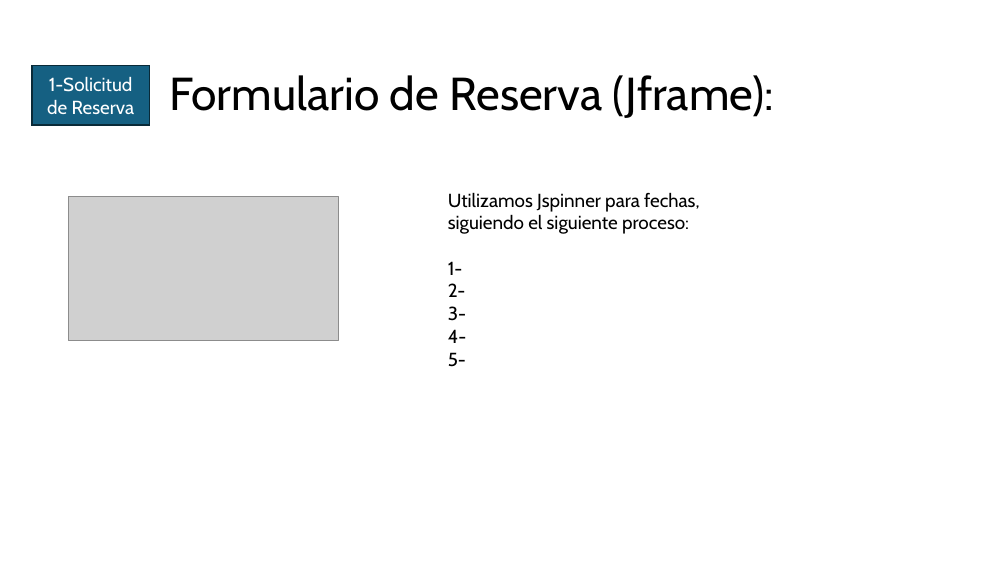
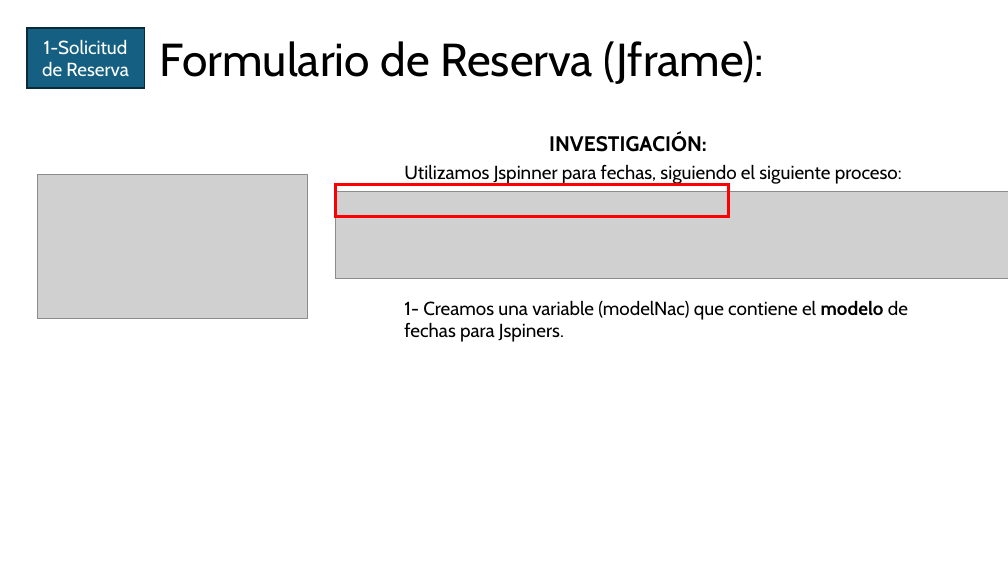
Before and after one commit to oscarloria/EcoAnaApp, a slide deck: slide 13 of ECOANA.pptx. Drawn at 1008x567 pixels with LibreOffice and Linux fonts; fonts in the diff are those of the drawing; grey boxes stand for pictures. Boxes give left, top, right and bottom in pixels: in the first picture for what was removed or moved away, otherwise in the second. Text is boxed around its words. In the diff, an @@ line names an element or a change of style, - is before the commit and + after.

```diff
--- a/ECOANA.pptx
+++ b/ECOANA.pptx
@@ rectangle "1-Solicitud de Reserva": place and size @@
-rectangle "1-Solicitud de Reserva" at box(32, 66, 150, 126)
+rectangle "1-Solicitud de Reserva" at box(26, 28, 144, 88)
@@ title "Formulario de Reserva (Jframe):": place and size @@
-title "Formulario de Reserva (Jframe):" at box(169, 75, 774, 118)
+title "Formulario de Reserva (Jframe):" at box(160, 41, 764, 84)
@@ text added at box(549, 133, 707, 152), 20 pt, text #000000, bold @@
+INVESTIGACIÓN:
@@ picture: place and size @@
-picture at box(68, 197, 338, 340)
+picture at box(38, 175, 308, 318)
@@ text "Utilizamos Jspinner para fechas, siguiendo ...": place and size @@
-text "Utilizamos Jspinner para fechas, siguiendo ..." at box(448, 192, 700, 367)
+text "Utilizamos Jspinner para fechas, siguiendo ..." at box(404, 164, 908, 342)
@@ picture added at box(336, 191, 1008, 279) @@
@@ rectangle added at box(336, 185, 729, 217), outline #FF0000 3 pt @@
@@ text at box(404, 300, 908, 342): text changed @@
-1-
-2-
-3-
-4-
-5-
+1- Creamos una variable (modelNac) que contiene el modelo de fechas para Jspiners.
```
Also in this commit, not shown: 4 slides added, 7 other files.
